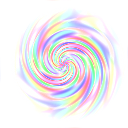
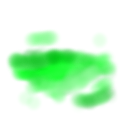
Layered file, before and after one edit (128x128). Changes by layer:
added layer "puddle of goo" above "vortex" over [5, 28, 120, 114]
hid "vortex" over [0, 0, 128, 128]
